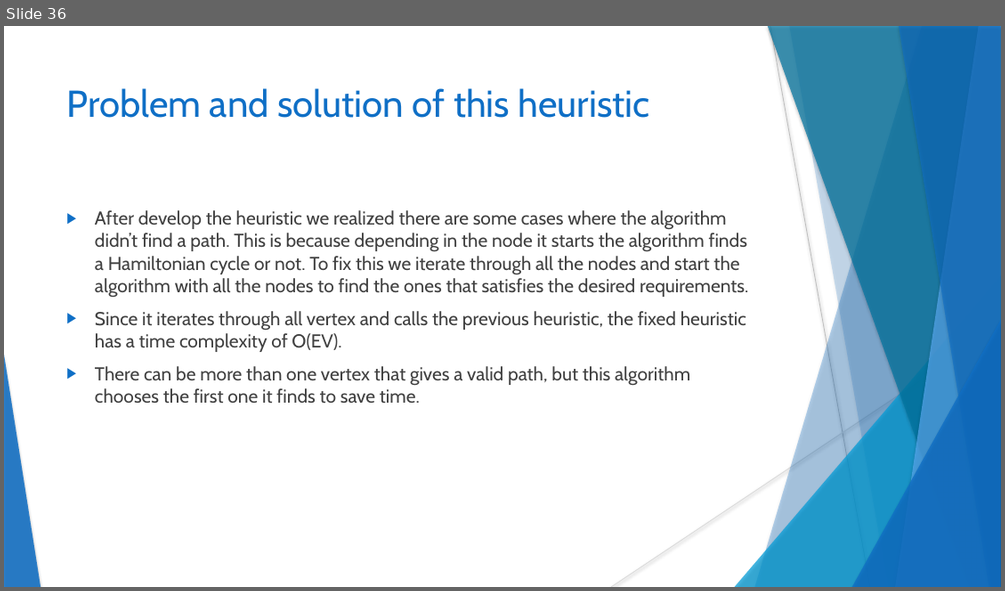
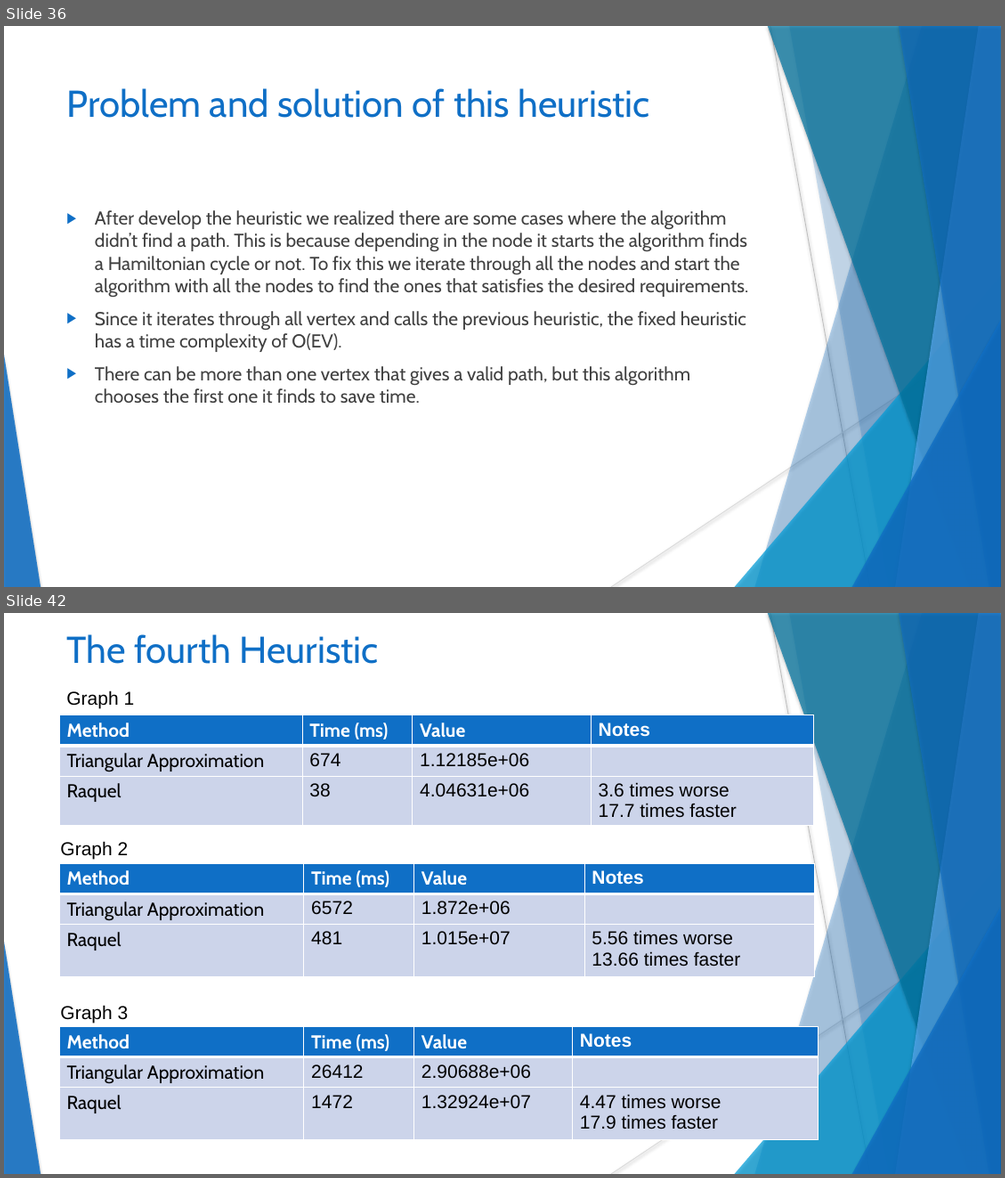
Before and after one commit to Spleentery/DA_TSP_Project-2, a slide deck: docs/Project 2.pptx. Shown one above the other, each under a label of ours: slide 36 before the commit, slides 36 and 42 after it; the slides between them are not shown. The pictures are 1005x591 and 1005x1178 pixels, drawn with LibreOffice and Linux fonts; fonts in the diff are those of the drawing. Boxes give left, top, right and bottom in pixels: in the first picture for what was removed or moved away, otherwise in the second. Text is boxed around its words. In the diff, an @@ line names an element or a change of style, - is before the commit and + after.

```diff
--- a/docs/Project 2.pptx
+++ b/docs/Project 2.pptx
@@ slide 42 added at (x1=4, y1=613, x2=1001, y2=1174), background #FFFFFF; not listed: 10 template elements that a slide beside it also shows @@
@@ title added at (x1=66, y1=634, x2=379, y2=664), 36 pt, text #0F6FC6 @@
+The fourth Heuristic
@@ text added at (x1=66, y1=690, x2=135, y2=708), 18 pt, text #000000 @@
+Graph 1
@@ table added at (x1=59, y1=715, x2=814, y2=888), 3 rows, 4 columns @@
+Method | Time (ms) | Value | Notes
+Triangular Approximation | 674 | 1.12185e+06 | 
+Raquel | 38 | 4.04631e+06 | 3.6 times worse / 17.7 times faster
@@ text added at (x1=60, y1=841, x2=129, y2=860), 18 pt, text #000000 @@
+Graph 2
@@ table added at (x1=59, y1=863, x2=815, y2=1051), 3 rows, 4 columns @@
+Method | Time (ms) | Value | Notes
+Triangular Approximation | 6572 | 1.872e+06 | 
+Raquel | 481 | 1.015e+07 | 5.56 times worse / 13.66 times faster
@@ text added at (x1=60, y1=1005, x2=129, y2=1022), 18 pt, text #000000 @@
+Graph 3
@@ table added at (x1=59, y1=1027, x2=817, y2=1140), 3 rows, 4 columns @@
+Method | Time (ms) | Value | Notes
+Triangular Approximation | 26412 | 2.90688e+06 | 
+Raquel | 1472 | 1.32924e+07 | 4.47 times worse / 17.9 times faster
```
Also in this commit, not shown: 3 slides changed, 1 other slide added.
